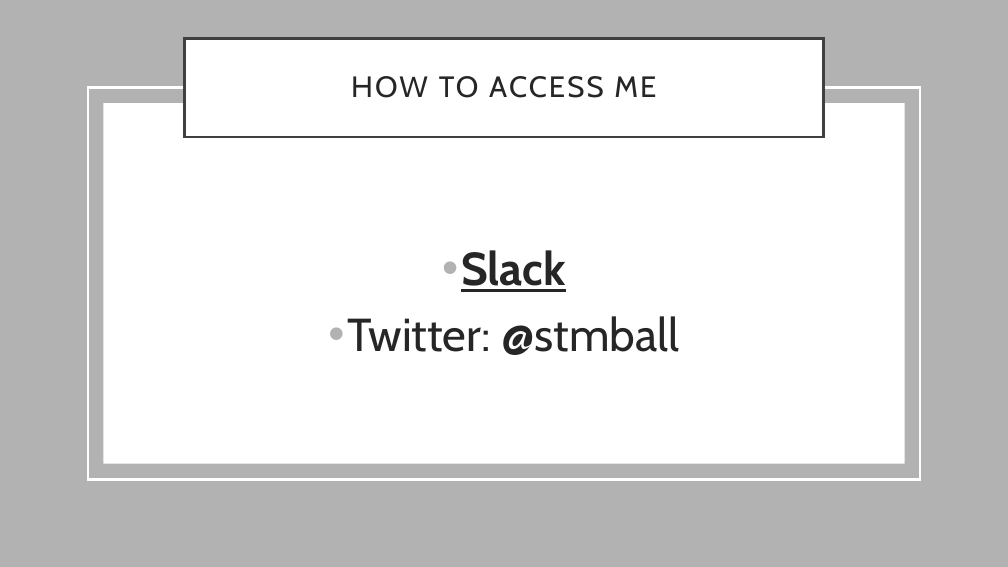
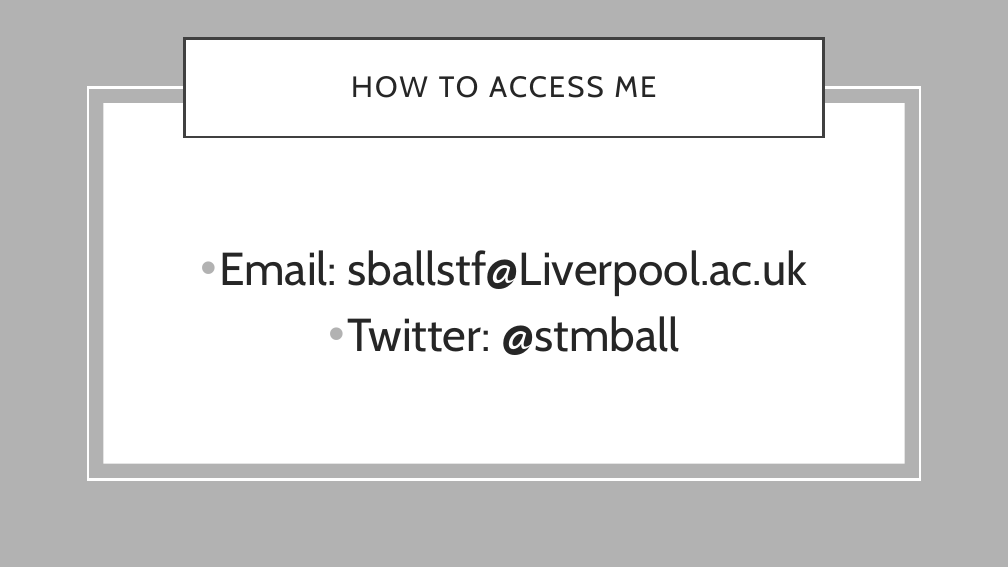
Before and after one commit to stmball/Continuing-Education, a slide deck: slide 11 of Intro to Python/IntroPresentation.pptx. Drawn at 1008x567 pixels with LibreOffice and Linux fonts; fonts in the diff are those of the drawing. Boxes give left, top, right and bottom in pixels: in the first picture for what was removed or moved away, otherwise in the second. Text is boxed around its words. In the diff, an @@ line names an element or a change of style, - is before the commit and + after.

```diff
--- a/Intro to Python/IntroPresentation.pptx
+++ b/Intro to Python/IntroPresentation.pptx
@@ text at <box>219,250,807,296</box>: text changed; bold off @@
-• Slack
+• Email: sballstf@Liverpool.ac.uk
```
Also in this commit, not shown: 1 other slide changed, 1 other file.
